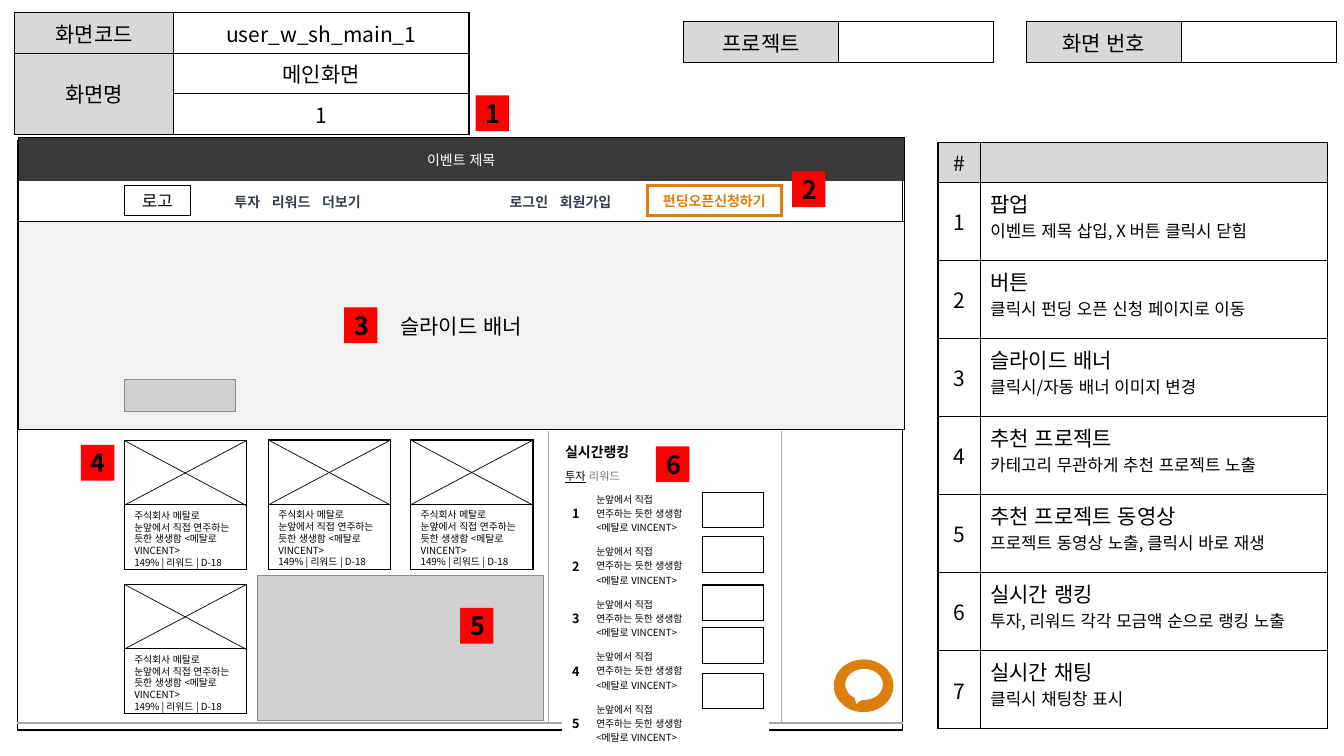
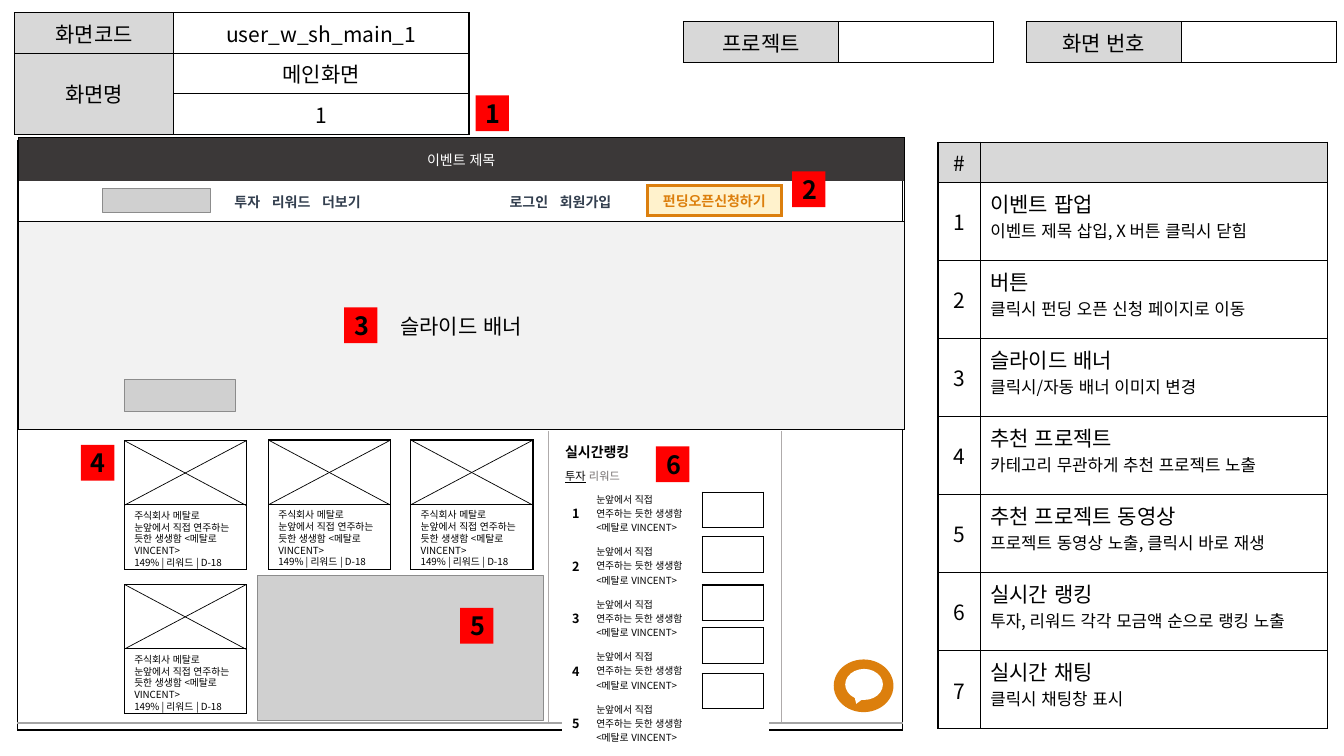
Before and after one commit to ezenteam2/EzenCrowdFunding, a slide deck: slide 6 of project03 화면설계서/project03 - 화면 설계서 - 서희.pptx. Drawn at 1344x756 pixels with LibreOffice and Linux fonts; fonts in the diff are those of the drawing; grey boxes stand for pictures; background and template pictures are left out. Boxes give left, top, right and bottom in pixels: in the first picture for what was removed or moved away, otherwise in the second. Text is boxed around its words. In the diff, an @@ line names an element or a change of style, - is before the commit and + after.

```diff
--- a/project03 화면설계서/project03 - 화면 설계서 - 서희.pptx
+++ b/project03 화면설계서/project03 - 화면 설계서 - 서희.pptx
@@ table at <box>939,142,1328,728</box> @@
-row 2, column 2: 팝업 / 이벤트 제목 삽입, X 버튼 클릭시 닫힘
+row 2, column 2: 이벤트 팝업 / 이벤트 제목 삽입, X 버튼 클릭시 닫힘
@@ picture added at <box>103,189,210,213</box> @@
@@ rectangle removed at <box>124,186,191,216</box> @@
-로고
@@ rectangle "펀딩오픈신청하기" at <box>647,186,781,216</box>: fill none to #FFF2CC @@
```
Also in this commit, not shown: 2 other slides changed.
